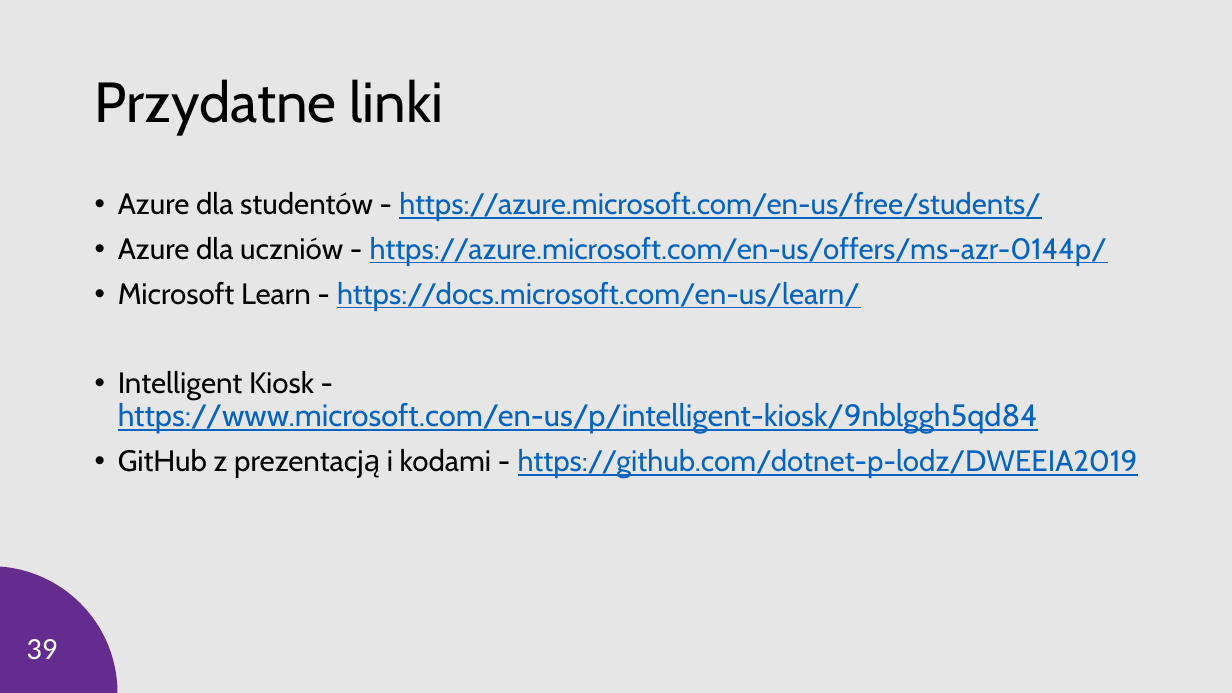
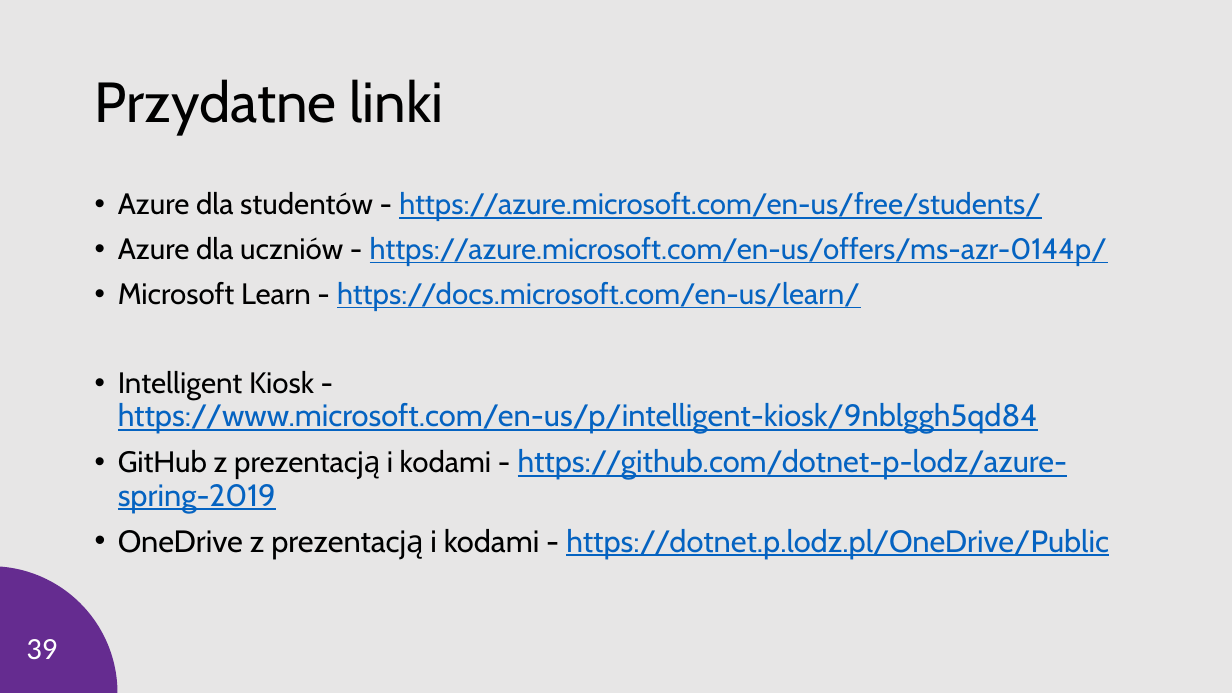
Before and after one commit to dotnet-p-lodz/azure-spring-2019, a slide deck: slide 39 of 01. Wprowadzenie/MicrosoftAzure.pptx. Drawn at 1232x693 pixels with LibreOffice and Linux fonts; fonts in the diff are those of the drawing; background and template pictures are left out. Boxes give left, top, right and bottom in pixels: in the first picture for what was removed or moved away, otherwise in the second. Text is boxed around its words. In the diff, an @@ line names an element or a change of style, - is before the commit and + after.

Commit message:
Update 01 presentation

```diff
--- a/01. Wprowadzenie/MicrosoftAzure.pptx
+++ b/01. Wprowadzenie/MicrosoftAzure.pptx
@@ text at bbox=[118, 449, 1109, 558]: text changed; size 23 to 24 pt @@
-• GitHub z prezentacją i kodami - https://github.com/dotnet-p-lodz/DWEEIA2019
+• GitHub z prezentacją i kodami - https://github.com/dotnet-p-lodz/azure-spring-2019
+• OneDrive z prezentacją i kodami - https://dotnet.p.lodz.pl/OneDrive/Public
```
Also in this commit, not shown: 1 other slide changed, 1 slide added, 1 slide removed.
